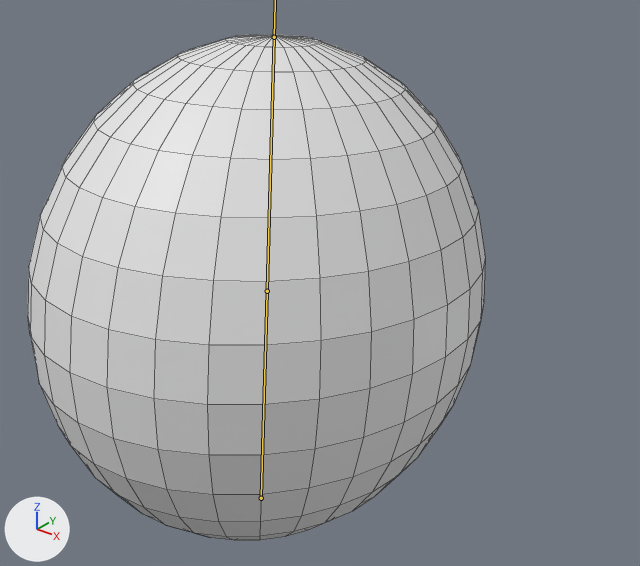
The FBX model Assets/Meshes/Sphere.fbx: old version first, new version second.
Rendered twice from a 50 mm camera at (2.28, -2.17, 2.72) aimed at (-0.04, 0.73, 0.92). The lights are fixed; the arrows at lower left show +X, +Y and +Z. Both versions are drawn at frame 18 of the action 'Armature|Attack'; the numbers are the values there. The bones that bend it are drawn over the model as lines. Mesh edges are drawn as thin lines.
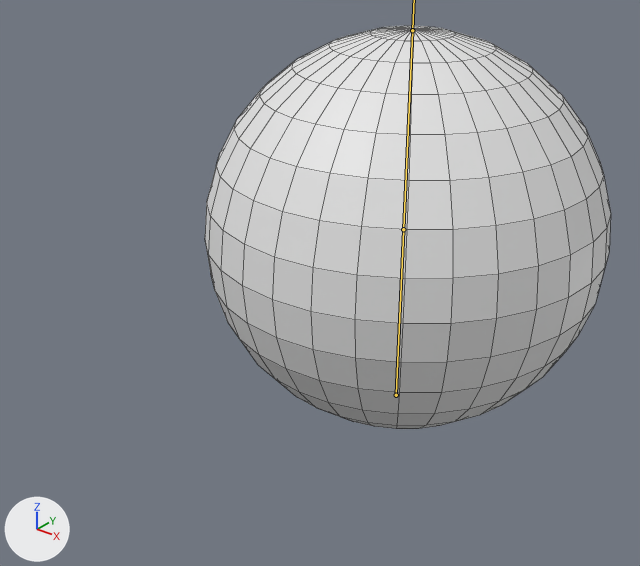
Where the change shows, as pixel boxes [x1, y1, x2, y2] in the pictures (640 x 566 px):
```json
{"object": "Mesh", "change": "posed", "before": [28, 35, 485, 540], "after": [205, 26, 611, 429], "on screen": "11% narrower, 20% shorter"}
{"bone": "root", "before": "(261, 498) to (267, 291)", "after": "(396, 395) to (403, 229)"}
```

Scene script edits in JSON lines:
```json
{"block": "bone_root", "where": "bone_root = bpy.data.objects['Armature'].pose.bones['root']"}
{"op": "set", "path": "bone_root.location", "old": "(0.0, 0.0, -0.238)", "new": "(0.0, 0.0, -1.359)"}
{"op": "set", "path": "bone_root.rotation_quaternion", "old": "(0.999, -0.039, 0.0, 0.0)", "new": "(1.0, 0.0, 0.0, 0.0)", "note": "degrees (-4, 0, 0) -> degrees (0, 0, 0)"}
{"op": "set", "path": "bone_root.scale", "old": "(0.88, 1.05, 1.01)", "new": "(1.0, 1.0, 1.01)"}
```
